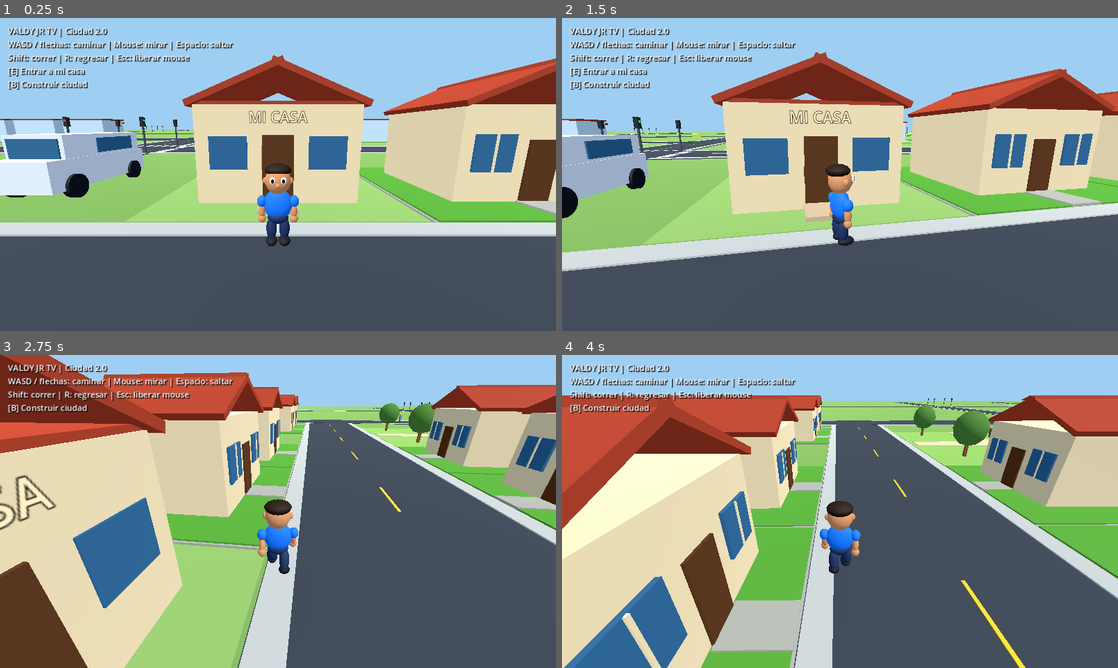
Above: before the commit, frames 1-4 (two rows, left to right).
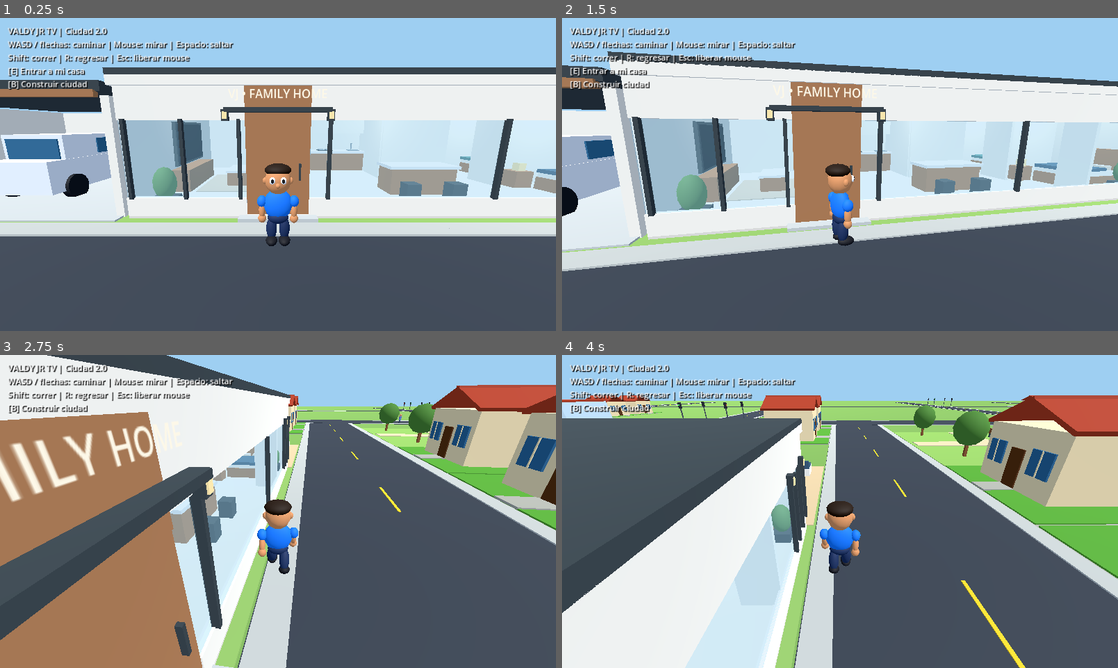
Above: after the commit, the same moments.

Repository: valdy247/mycity
Game: Godot game, scene res://main.tscn
Same seed, same stepped clock (60 frames per second), same inputs: the game is played once before the commit and once after it.
Inputs (mouse positions are in pixels of both pictures, inside the frame that each line leads up to):
- Up to frame 1 (0.25 s): no input
- Up to frame 2 (1.5 s): tap Enter at 0.5 s; move the mouse to (867, 174) at 0.52 s; hold W 0.53-1.25 s; tap B at 0.6 s; click (867, 174) at 0.67 s; tap Space at 0.77 s; click "Volver a jugar (B)" at 1.25 s
- Up to frame 3 (2.75 s): tap Space at 2, 2.27 s; move the mouse to (250, 511) at 2.02 s; hold W from 2.03 s (still down); tap Q at 2.1 s
- Up to frame 4 (4 s): keep holding W; move the mouse to (851, 505) at 2.77 s; tap E at 2.85 s; move the mouse to (834, 517) at 3.52 s; tap X at 3.6 s; click (834, 517) at 3.67 s; tap Space at 3.77 s

The runs differ from the first frame. In frame 1, 43% of the frame differs, in the area x 0-100%, y 11-72%; in frame 2, 48%, in the area x 0-100%, y 10-75%; in frame 3, 46%; in frame 4, 38%.

Commit message:
Replace starter home with luxury family residence and integrate seating, pool and TV interactions

Diff:
--- a/game/city_world.gd
+++ b/game/city_world.gd
@@ -4,11 +4,13 @@
 const ROAD_Y := 0.055
 const ROAD_AXES := [-128, -64, 0, 64, 128]
 const HOME := Vector3(16, ROAD_Y, 16)
-const HOME_OUT := Vector3(16, 0.91, 21.0)
+const HOME_OUT := Vector3(16, 0.94, 21.0)
 const HOME_IN := Vector3(16, 1.02, 17.35)
 const VAN_PARK := Vector3(8, 0, 16)
 const Builder = preload("res://city_builder.gd")
 const Bakery = preload("res://mayuli_bakery.gd")
+const FamilyHome = preload("res://family_home.gd")
+var family_home: FamilyHome
 var bakery: Bakery
 var grid_builder: Builder
 var mats: Dictionary = {}
@@ -24,9 +26,6 @@
 var inside_home := false
 var seated := false
 var seat_exit := Vector3.ZERO
-var door: Node3D
-var door_tween: Tween
-var door_anchor := Vector3.ZERO
 
 func setup(builder: Builder) -> void:
 	grid_builder = builder
@@ -197,7 +196,7 @@
 func _make_districts() -> void:
 	# Uniform buildings use exactly the same model generator as player builds.
 	# Keep many empty blocks and lots for future construction.
-	for p in [Vector2i(-6,2),Vector2i(-5,2),Vector2i(-4,2),Vector2i(-3,2),Vector2i(-2,2),Vector2i(3,2),Vector2i(4,2),Vector2i(6,2),Vector2i(7,2),Vector2i(-6,4),Vector2i(-5,4),Vector2i(-4,4),Vector2i(3,4),Vector2i(4,4)]:
+	for p in [Vector2i(-6,2),Vector2i(-5,2),Vector2i(-4,2),Vector2i(-3,2),Vector2i(-2,2),Vector2i(6,2),Vector2i(7,2),Vector2i(-6,4),Vector2i(-5,4),Vector2i(-4,4),Vector2i(3,4),Vector2i(4,4)]:
 		_starter("house",p.x,p.y,0 if p.y==2 else 2)
 	for p in [Vector2i(-2,-2),Vector2i(-3,-2),Vector2i(-4,-2),Vector2i(4,-2),Vector2i(7,-2)]:
 		_starter("shop",p.x,p.y,2)
@@ -207,49 +206,9 @@
 		_starter("house",p.x,p.y,0)
 
 func _make_home() -> void:
-	_reserve(2,2)
-	_reserve(1,2) # player's parking space
-	var wall := _mat("home_wall",Color(0.94,0.85,0.66))
-	var roof := _mat("home_roof",Color(0.65,0.22,0.13))
-	var glass := _mat("home_glass",Color(0.16,0.38,0.54))
-	var wood := _mat("home_wood",Color(0.34,0.19,0.08))
-	var floor := _mat("floor",Color("#c5ae87"))
-	var blue := _mat("sofa",Color("#427a9f"))
-	var cream := _mat("cream",Color("#eee3c8"))
-	_batch(HOME+Vector3(0,-0.06,0),Vector3(7.8,0.12,7.8),_mat("lot",Color("#8bb65e")))
-	_static_box(HOME+Vector3(0,0.06,0),Vector3(5,0.12,4.8),floor)
-	_static_box(HOME+Vector3(0,1.5,-2.35),Vector3(5,3,.15),wall)
-	for side in [-1.0,1.0]:
-		var v: float = float(side)
-		_static_box(HOME+Vector3(v*2.425,1.5,0),Vector3(.15,3,4.7),wall)
-		_static_box(HOME+Vector3(v*1.50,1.5,2.35),Vector3(2.0,3,.15),wall)
-		_batch(HOME+Vector3(v*1.5,1.58,2.44),Vector3(1.15,1.0,.04),glass)
-		var slab := _visual_box(self,HOME+Vector3(v*1.25,3.60,0),Vector3(3.05,.18,5.25),roof)
-		slab.rotation.z = -v*.39
-	_static_box(HOME+Vector3(0,2.55,2.35),Vector3(1.0,.9,.15),wall)
-	_static_box(HOME+Vector3(0,3.03,0),Vector3(5,.14,4.8),roof)
-	door = Node3D.new()
-	add_child(door)
-	door.position = HOME+Vector3(-.48,0.12,2.43)
-	_visual_box(door,Vector3(.48,1.0,0),Vector3(.96,2.0,.09),wood)
-	# Doorway is accessible only via E; the invisible blocker prevents
-	# wandering into the home by accident.
-	_shape(solid_body,HOME+Vector3(0,1.05,2.35),Vector3(.95,2.10,.13))
-	door_anchor = HOME+Vector3(0,0.9,2.55)
-	_static_box(HOME+Vector3(-1.65,.35,-1.2),Vector3(.95,.60,1.8),blue)
-	_batch(HOME+Vector3(-2.06,.75,-1.2),Vector3(.18,.65,1.8),blue)
-	_static_box(HOME+Vector3(1.48,.29,-1.35),Vector3(1.55,.48,1.75),wood)
-	_batch(HOME+Vector3(1.48,.58,-1.35),Vector3(1.5,.15,1.7),cream)
-	_static_box(HOME+Vector3(0,.40,-.7),Vector3(.85,.72,.60),wood)
-	_batch(HOME+Vector3(0,0.13,3.0),Vector3(1.1,.12,1.2),floor)
-	var label := Label3D.new()
-	label.text = "MI CASA"
-	label.font_size = 48
-	label.pixel_size = .009
-	label.modulate = Color("#fff3c5")
-	label.outline_size = 5
-	add_child(label)
-	label.position = HOME+Vector3(0,2.65,2.47)
+	family_home = FamilyHome.new()
+	add_child(family_home)
+	family_home.setup(grid_builder)
 
 func _make_park(center: Vector3) -> void:
 	# 2x2 tile footprint, with seats available to the player.
@@ -288,6 +247,10 @@
 
 func _all_seats() -> Array:
 	var result: Array = seats.duplicate()
+	if family_home != null:
+		for seat in family_home.seats:
+			if bool(seat.indoors) == family_home.inside:
+				result.append(seat)
 	for entry in grid_builder.pieces.values():
 		if String(entry.kind) != "park":
 			continue
@@ -306,21 +269,14 @@
 		var bakery_action: String = bakery.interaction_text(at)
 		if not bakery_action.is_empty():
 			return bakery_action
-	if at.distance_to(door_anchor) < 2.6:
-		return "[E] Salir de mi casa" if inside_home else "[E] Entrar a mi casa"
+	if family_home != null:
+		var home_action: String = family_home.interaction_text(at)
+		if not home_action.is_empty():
+			return home_action
 	for seat in _all_seats():
 		if at.distance_to(seat.at) < 2.1:
 			return "[E] Sentarse"
 	return ""
-
-func _animate_door() -> void:
-	if door_tween != null and door_tween.is_valid():
-		door_tween.kill()
-	door.rotation.y = 0.0
-	door_tween = create_tween()
-	door_tween.tween_property(door,"rotation:y",-1.4,.25)
-	door_tween.tween_interval(.2)
-	door_tween.tween_property(door,"rotation:y",0.0,.25)
 
 func interact(player: CharacterBody3D, avatar: Node3D, legs: Array, arms: Array) -> bool:
 	if seated:
@@ -333,11 +289,8 @@
 		return true
 	if bakery != null and bakery.interact(player):
 		return true
-	if player.global_position.distance_to(door_anchor)<2.6:
-		inside_home = not inside_home
-		_animate_door()
-		player.global_position = HOME_IN if inside_home else HOME_OUT
-		player.velocity = Vector3.ZERO
+	if family_home != null and family_home.interact(player):
+		inside_home = family_home.inside
 		return true
 	for seat in _all_seats():
 		if player.global_position.distance_to(seat.at)<2.1:
@@ -357,6 +310,8 @@
 func reset_interaction(avatar: Node3D, legs: Array) -> void:
 	if bakery != null:
 		bakery.reset()
+	if family_home != null:
+		family_home.reset()
 	inside_home = false
 	seated = false
 	avatar.position.y = 0
